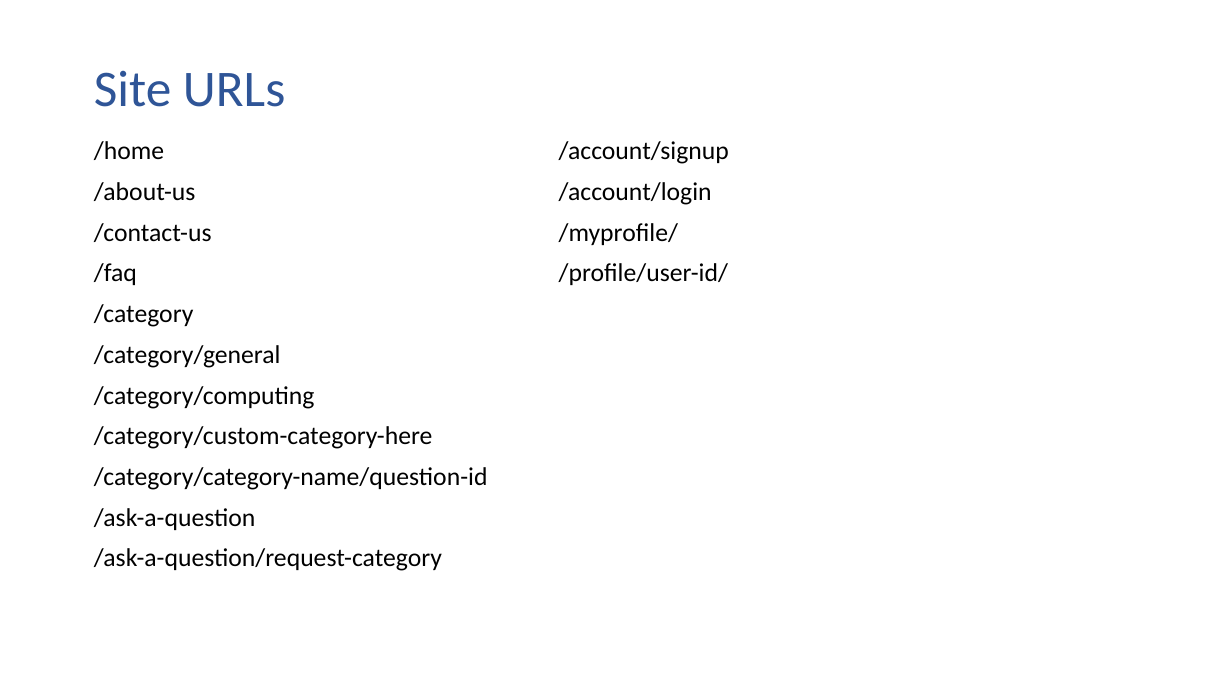
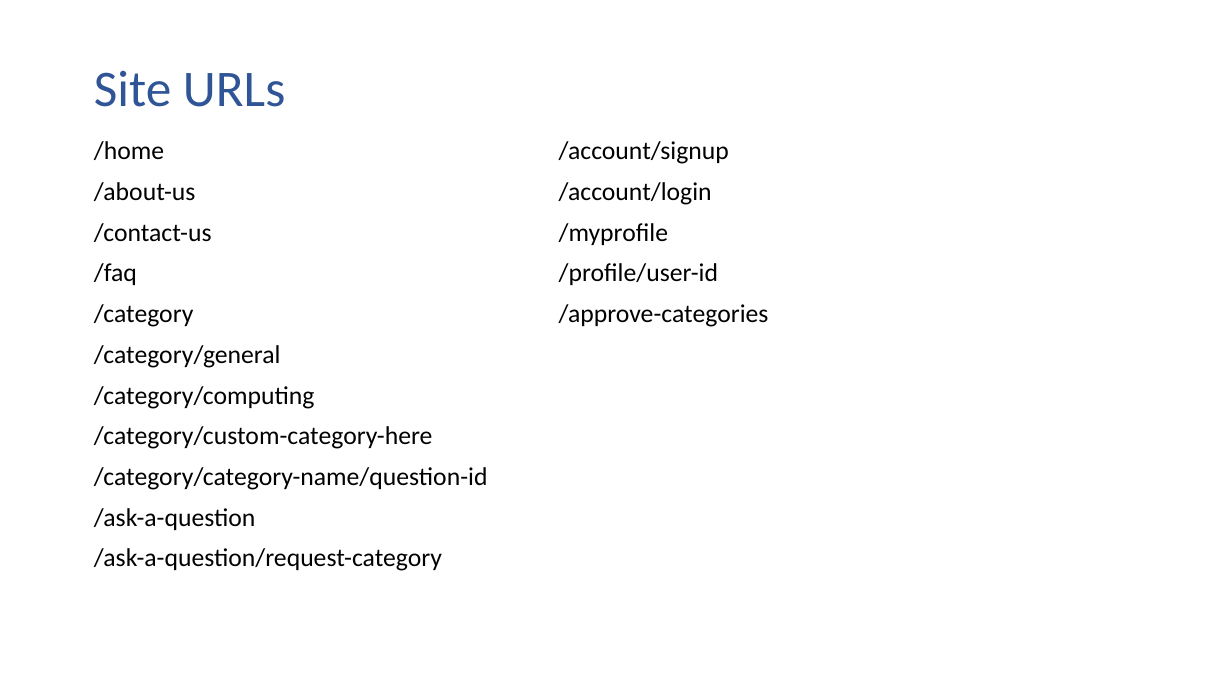
Before and after one commit to 2324127m/Lab3TeamB, a slide deck: slide 15 of Design Specification Final.pptx. Drawn at 1232x693 pixels with LibreOffice and Linux fonts; fonts in the diff are those of the drawing. Boxes give left, top, right and bottom in pixels: in the first picture for what was removed or moved away, otherwise in the second. Text is boxed around its words. In the diff, an @@ line names an element or a change of style, - is before the commit and + after.

```diff
--- a/Design Specification Final.pptx
+++ b/Design Specification Final.pptx
@@ table at box(85, 130, 1015, 611) @@
-row 3, column 2: /myprofile/
+row 3, column 2: /myprofile
-row 4, column 2: /profile/user-id/
+row 4, column 2: /profile/user-id
-row 5, column 2: 
+row 5, column 2: /approve-categories
```
Also in this commit, not shown: 3 other slides changed, 2 other files.
